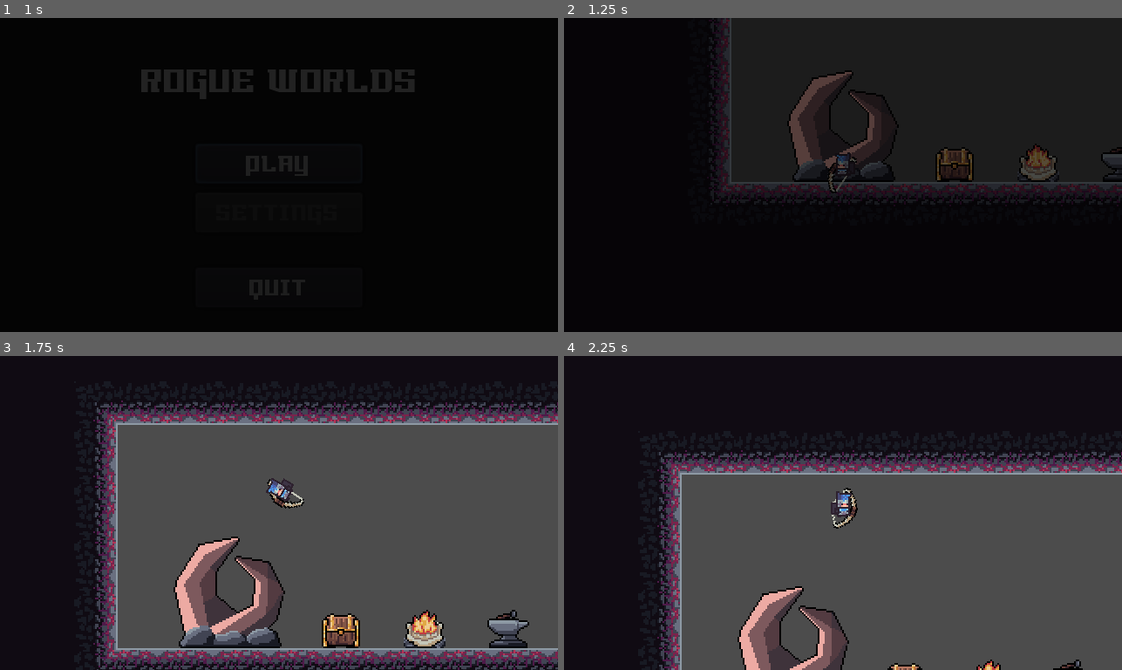
Above: before the commit, frames 1-4 (two rows, left to right).
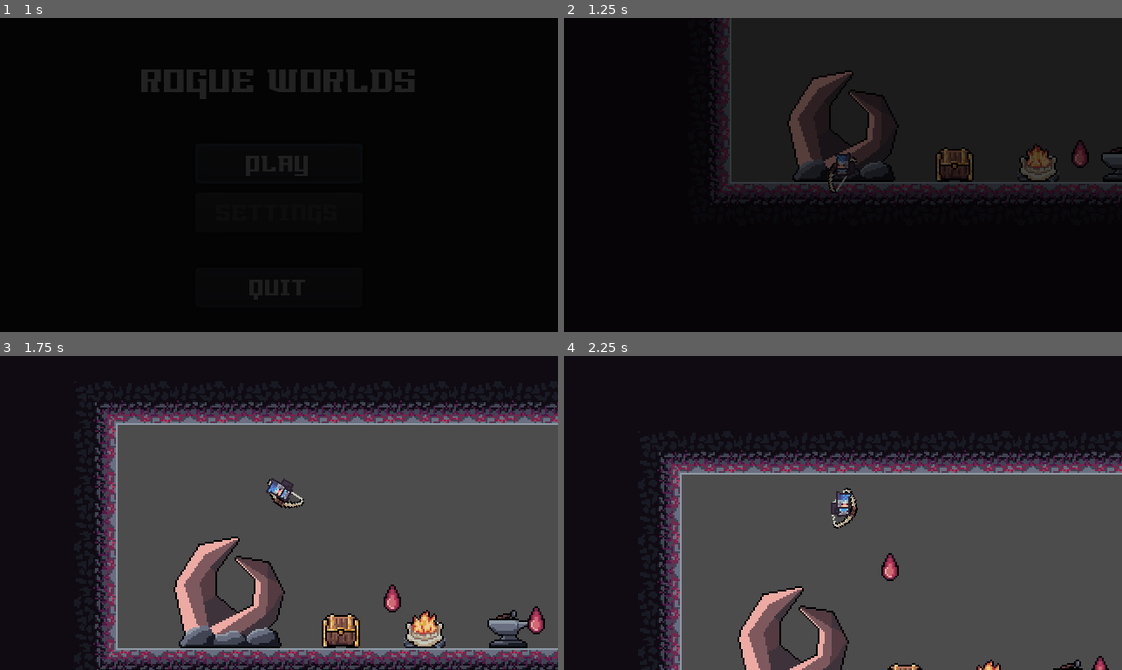
Above: after the commit, the same moments.

Repository: Riudin/Rogue-Worlds
Game: Godot game, scene res://MainScenes/Menu.tscn
Same seed, same stepped clock (60 frames per second), same inputs: the game is played once before the commit and once after it.
Inputs (mouse positions are in pixels of both pictures, inside the frame that each line leads up to):
- Up to frame 1 (1 s): click "PLAY" at 0.5 s
- Up to frame 2 (1.25 s): no input
- Up to frame 3 (1.75 s): move the mouse to (251, 575) at 1.27 s; hold E (dash_right) from 1.28 s (still down); tap Space (jump) at 1.35, 1.52 s
- Up to frame 4 (2.25 s): keep holding E (dash_right); tap Space (jump) at 1.82 s; move the mouse to (1010, 560) at 2.02 s; click (1010, 560) at 2.1 s

Frame 1 is identical in both runs. In frame 2, 0.1% of the frame differs, in the area x 90-95%, y 38-48%; in frame 3, 0.4%, in the area x 68-98%, y 72-89%; in frame 4, 0.3%.

Commit message:
Implemented spawned items and pickup

Diff:
--- a/Godot Project/Autoload/Events.gd
+++ b/Godot Project/Autoload/Events.gd
@@ -2,6 +2,8 @@
 
 
 ### Ingame Signals
+signal item_picked_up(item)
+signal item_pick_up_successful(item)
 
 
 ### UI Signals
--- a/Godot Project/Enemies/Enemy.gd
+++ b/Godot Project/Enemies/Enemy.gd
@@ -32,6 +32,7 @@
 export(String, "normal", "boss") var enemy_type = "normal"
 export(String) var boss_name = null
 export(PackedScene) onready var projectile
+export(Resource) var drop
 
 enum {
 	IDLE,
@@ -39,6 +40,8 @@
 	SHOOT,
 	ATTACK
 }
+
+onready var spawnedItem = preload("res://Items/SpawnedItem.tscn")
 
 onready var ray_cast = $RayCast2D
 onready var health_bar = $HealthBar
@@ -215,38 +218,6 @@
 	animation_player.play("Move")
 
 
-#########################################################
-#func move():
-##	if stun == false:
-##		velocity = velocity.normalized() * speed
-###		if soft_collision.is_colliding():
-###			velocity += soft_collision.get_push_vector() * 25
-#	velocity.x += RUN_SPEED * direction
-#	if is_on_wall():
-#		direction = direction * -1
-#
-#
-#	velocity = move_and_slide(velocity)
-#	elif stun:
-#		velocity = lerp(velocity, Vector2.ZERO, 0.6)
-#########################################################
-
-#func apply_friction():
-#	velocity.x = move_toward(velocity.x, 0, FRICTION)
-#
-#
-#func apply_acceleration(amount):
-#	velocity.x = move_toward(velocity.x, RUN_SPEED * amount, ACCELERATION)
-
-
-#func get_gravity() -> float:
-#	return jump_gravity if velocity.y < 0.0 else fall_gravity
-#
-#
-#func jump():
-#	velocity.y = jump_velocity
-
-
 func seek_player():
 	if player_detection_zone.can_see_player():
 		if can_shoot:
--- a/Godot Project/Inventory/InventoryDisplay.gd
+++ b/Godot Project/Inventory/InventoryDisplay.gd
@@ -4,6 +4,7 @@
 
 func _ready():
 	inventory.connect("items_changed", self, "_on_items_changed")
+	Events.connect("item_picked_up", self, "_on_item_picked_up")
 	inventory.make_items_unique()
 	update_inventory_display()
 
@@ -20,6 +21,25 @@
 	for item_index in indexes:
 		update_inventory_slot_display(item_index)
 
+func _on_item_picked_up(item_resource):
+	#check if you already have the item
+	for item in inventory.items:
+		if item and item.name == item_resource.name:
+			#check if you can stack the item
+			if item.amount < item.max_stack_size:
+				item.amount += 1
+				update_inventory_display()
+				Events.emit_signal("item_pick_up_successful", item_resource)
+				return
+	#if not, check for empty slot
+	if inventory.items.has(null):
+		var empty_slot = inventory.items.find(null)
+		inventory.set_item(empty_slot, item_resource)
+		Events.emit_signal("item_pick_up_successful", item_resource)
+	else:
+		print("No inventory space")
+
+
 func _unhandled_input(event):
 	if event.is_action_released("ui_left_mouse"):
 		if inventory.drag_data is Dictionary:
--- a/Godot Project/Items/Blood.tres
+++ b/Godot Project/Items/Blood.tres
@@ -7,4 +7,4 @@
 script = ExtResource( 1 )
 name = "Blood"
 texture = ExtResource( 2 )
-max_stack_size = 3
+max_stack_size = 2
--- /dev/null
+++ b/Godot Project/Items/SpawnedItem.tscn
@@ -0,0 +1,45 @@
+[gd_scene load_steps=8 format=2]
+
+[ext_resource path="res://Items/Assets/BloodItem.png" type="Texture" id=1]
+[ext_resource path="res://SpawnedItem.gd" type="Script" id=2]
+[ext_resource path="res://Utility/PlayerDetectionZone.tscn" type="PackedScene" id=3]
+[ext_resource path="res://Items/Blood.tres" type="Resource" id=4]
+
+[sub_resource type="CircleShape2D" id=1]
+radius = 8.0
+
+[sub_resource type="CircleShape2D" id=2]
+radius = 120.0
+
+[sub_resource type="CircleShape2D" id=3]
+radius = 16.0
+
+[node name="SpawnedItem" type="KinematicBody2D"]
+collision_layer = 0
+collision_mask = 0
+script = ExtResource( 2 )
+item_resource = ExtResource( 4 )
+
+[node name="Sprite" type="Sprite" parent="."]
+texture = ExtResource( 1 )
+
+[node name="CollisionBox2D" type="CollisionShape2D" parent="."]
+shape = SubResource( 1 )
+disabled = true
+
+[node name="PlayerDetectionZone" parent="." instance=ExtResource( 3 )]
+visible = true
+
+[node name="CollisionShape2D" parent="PlayerDetectionZone" index="0"]
+position = Vector2( 0, 0 )
+shape = SubResource( 2 )
+
+[node name="Area2D" type="Area2D" parent="."]
+collision_layer = 0
+
+[node name="CollisionShape2D" type="CollisionShape2D" parent="Area2D"]
+shape = SubResource( 3 )
+
+[connection signal="body_entered" from="Area2D" to="." method="_on_Area2D_body_entered"]
+
+[editable path="PlayerDetectionZone"]
--- a/Godot Project/MainScenes/World.tscn
+++ b/Godot Project/MainScenes/World.tscn
@@ -6,6 +6,7 @@
 [ext_resource path="res://Enemies/EyeDude.tscn" type="PackedScene" id=4]
 [ext_resource path="res://Inventory/InventoryContainer.tscn" type="PackedScene" id=5]
 [ext_resource path="res://MainScenes/UI.gd" type="Script" id=6]
+[ext_resource path="res://Items/SpawnedItem.tscn" type="PackedScene" id=7]
 
 [node name="World" type="Node2D"]
 
@@ -24,19 +25,33 @@
 [node name="Level_2" parent="." instance=ExtResource( 2 )]
 position = Vector2( 192, -96 )
 
-[node name="Player" parent="." instance=ExtResource( 1 )]
-position = Vector2( 160, 88 )
-
 [node name="MonsterSpawner" type="Node2D" parent="."]
 
 [node name="BloodWorm" parent="MonsterSpawner" instance=ExtResource( 3 )]
 position = Vector2( 960, 160 )
 
 [node name="BloodWorm2" parent="MonsterSpawner" instance=ExtResource( 3 )]
-position = Vector2( 552, 160 )
+position = Vector2( 1000, 160 )
 
 [node name="BloodWorm3" parent="MonsterSpawner" instance=ExtResource( 3 )]
 position = Vector2( 928, -32 )
 
 [node name="EyeDude" parent="MonsterSpawner" instance=ExtResource( 4 )]
-position = Vector2( 616, -56 )
+position = Vector2( 632, -56 )
+
+[node name="SpawnedItems" type="Node2D" parent="."]
+
+[node name="SpawnedItem" parent="SpawnedItems" instance=ExtResource( 7 )]
+position = Vector2( 400, 80 )
+
+[node name="SpawnedItem2" parent="SpawnedItems" instance=ExtResource( 7 )]
+position = Vector2( 368, 80 )
+
+[node name="SpawnedItem3" parent="SpawnedItems" instance=ExtResource( 7 )]
+position = Vector2( 336, 80 )
+
+[node name="SpawnedItem4" parent="SpawnedItems" instance=ExtResource( 7 )]
+position = Vector2( 296, 80 )
+
+[node name="Player" parent="." instance=ExtResource( 1 )]
+position = Vector2( 160, 88 )
--- a/Godot Project/Player/Player.tscn
+++ b/Godot Project/Player/Player.tscn
@@ -1187,7 +1187,7 @@
 nodes/movement/node = SubResource( 32 )
 nodes/movement/position = Vector2( 100, 180 )
 nodes/output/position = Vector2( 540, 320 )
-node_connections = [ "in_air", 0, "Animation 3", "in_air", 1, "dash_direction", "movement", 0, "Animation", "movement", 1, "Animation 2", "in_air_state", 0, "movement", "in_air_state", 1, "in_air", "dash_direction", 0, "Animation 4", "dash_direction", 1, "Animation 5", "output", 0, "in_air_state" ]
+node_connections = [ "dash_direction", 0, "Animation 4", "dash_direction", 1, "Animation 5", "in_air_state", 0, "movement", "in_air_state", 1, "in_air", "movement", 0, "Animation", "movement", 1, "Animation 2", "in_air", 0, "Animation 3", "in_air", 1, "dash_direction", "output", 0, "in_air_state" ]
 
 [node name="Player" type="KinematicBody2D" groups=["Player"]]
 collision_mask = 7
--- /dev/null
+++ b/Godot Project/SpawnedItem.gd
@@ -0,0 +1,45 @@
+extends KinematicBody2D
+
+export(Resource) var item_resource
+
+var velocity = Vector2.ZERO
+var player_detected = false
+var speed = 120
+var being_picked_up = false
+
+onready var player = get_node("/root/World/Player")
+onready var playerDetectionZone = $PlayerDetectionZone
+onready var pickupRange = $PlayerDetectionZone
+
+
+func _ready():
+	item_resource = item_resource.duplicate()
+	Events.connect("item_pick_up_successful", self, "_on_item_pick_up_successful")
+
+func _physics_process(delta):
+	if not being_picked_up:
+		if playerDetectionZone.can_see_player():
+			player_detected = true
+
+		if player_detected:
+			velocity = player.global_position - self.global_position
+			velocity = velocity.normalized() * speed
+
+
+	velocity = move_and_slide(velocity)
+
+
+func pick_up():
+	Events.emit_signal("item_picked_up", item_resource)
+	being_picked_up = true
+	player_detected = false
+	velocity = Vector2.ZERO
+#	yield(get_tree().create_timer(2), "timeout")       #uncomment if we want the item to follow the player again
+#	being_picked_up = false
+
+func _on_item_pick_up_successful(item):
+	if item == self.item_resource:
+		queue_free()
+
+func _on_Area2D_body_entered(body):
+	pick_up()
Not shown: 1 places in Godot Project/MainScenes/World.tscn that only renumber resources
